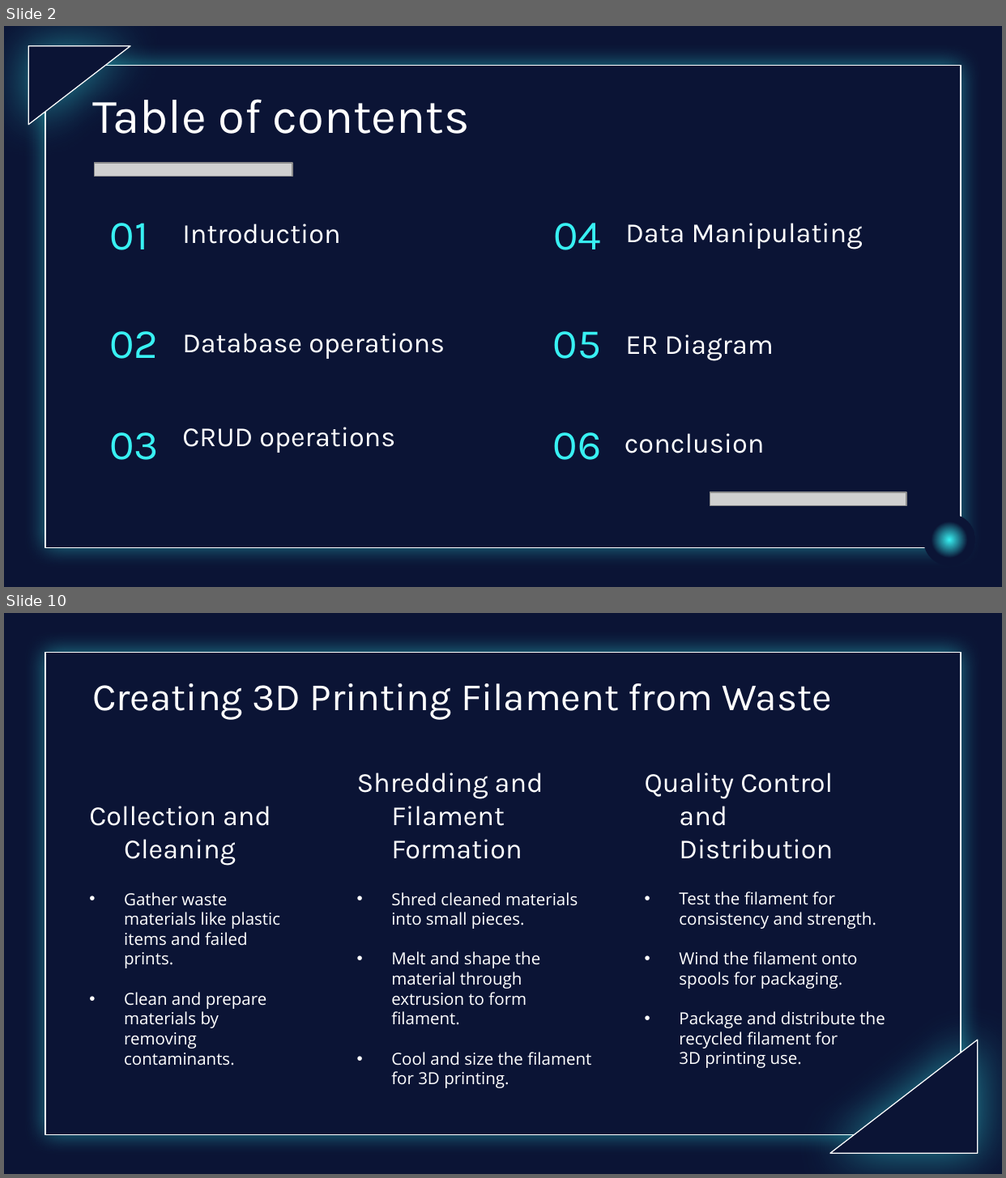
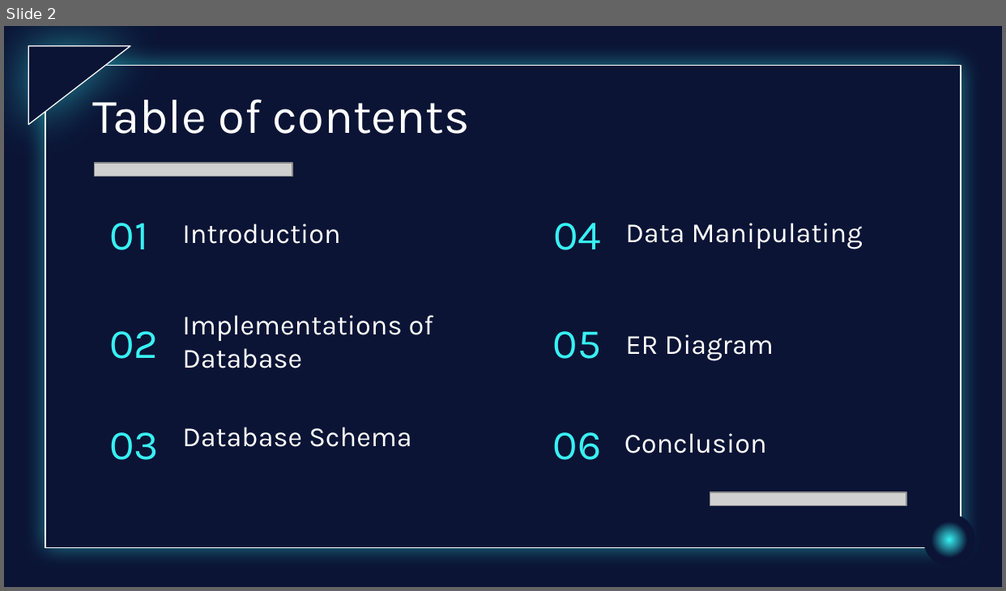
Before and after one commit to UbaidBinWaris/BSCS, a slide deck: BSCS 4B/DB lab/Project/DBMS lab presentation.pptx. Shown one above the other, each under a label of ours: slides 2 and 10 before the commit, slide 2 after it; the slides between them are not shown. The pictures are 1006x1178 and 1006x591 pixels, drawn with LibreOffice and Linux fonts; fonts in the diff are those of the drawing; grey boxes stand for pictures; background and template pictures are left out. Boxes give left, top, right and bottom in pixels: in the first picture for what was removed or moved away, otherwise in the second. Text is boxed around its words. In the diff, an @@ line names an element or a change of style, - is before the commit and + after.

```diff
--- a/BSCS 4B/DB lab/Project/DBMS lab presentation.pptx
+++ b/BSCS 4B/DB lab/Project/DBMS lab presentation.pptx
@@ slide 10 removed at [4, 613, 1002, 1174], background picture (left out); not listed: 1 template element that a slide beside it also shows @@
@@ title removed at [92, 683, 832, 719] @@
-Creating 3D Printing Filament from Waste
@@ subtitle removed at [357, 773, 543, 859] @@
-Shredding and Filament Formation
@@ subtitle removed at [645, 773, 833, 859] @@
-Quality Control and Distribution
@@ subtitle removed at [89, 806, 271, 866] @@
-Collection and Cleaning
@@ subtitle removed at [124, 892, 280, 1066] @@
-• Gather waste materials like plastic items and failed prints.
-• Clean and prepare materials by removing contaminants.
@@ subtitle removed at [391, 892, 591, 1085] @@
-• Shred cleaned materials into small pieces.
-• Melt and shape the material through extrusion to form filament.
-• Cool and size the filament for 3D printing.
@@ subtitle removed at [679, 892, 884, 1068] @@
-• Test the filament for consistency and strength.
-• Wind the filament onto spools for packaging.
-• Package and distribute the recycled filament for 3D printing use.
@@ right triangle removed at [830, 1040, 978, 1154] @@
@@ slide 2 changed as well @@
@@ subtitle at [182, 315, 433, 369]: text changed @@
-Database operations
+Implementations of Database
@@ subtitle at [182, 427, 411, 447]: text changed @@
-CRUD operations
+Database Schema
@@ subtitle at [624, 433, 767, 454]: text changed @@
-conclusion
+Conclusion
```
Also in this commit, not shown: 3 other slides changed, 12 slides added, 11 other slides removed, 3 other files.
